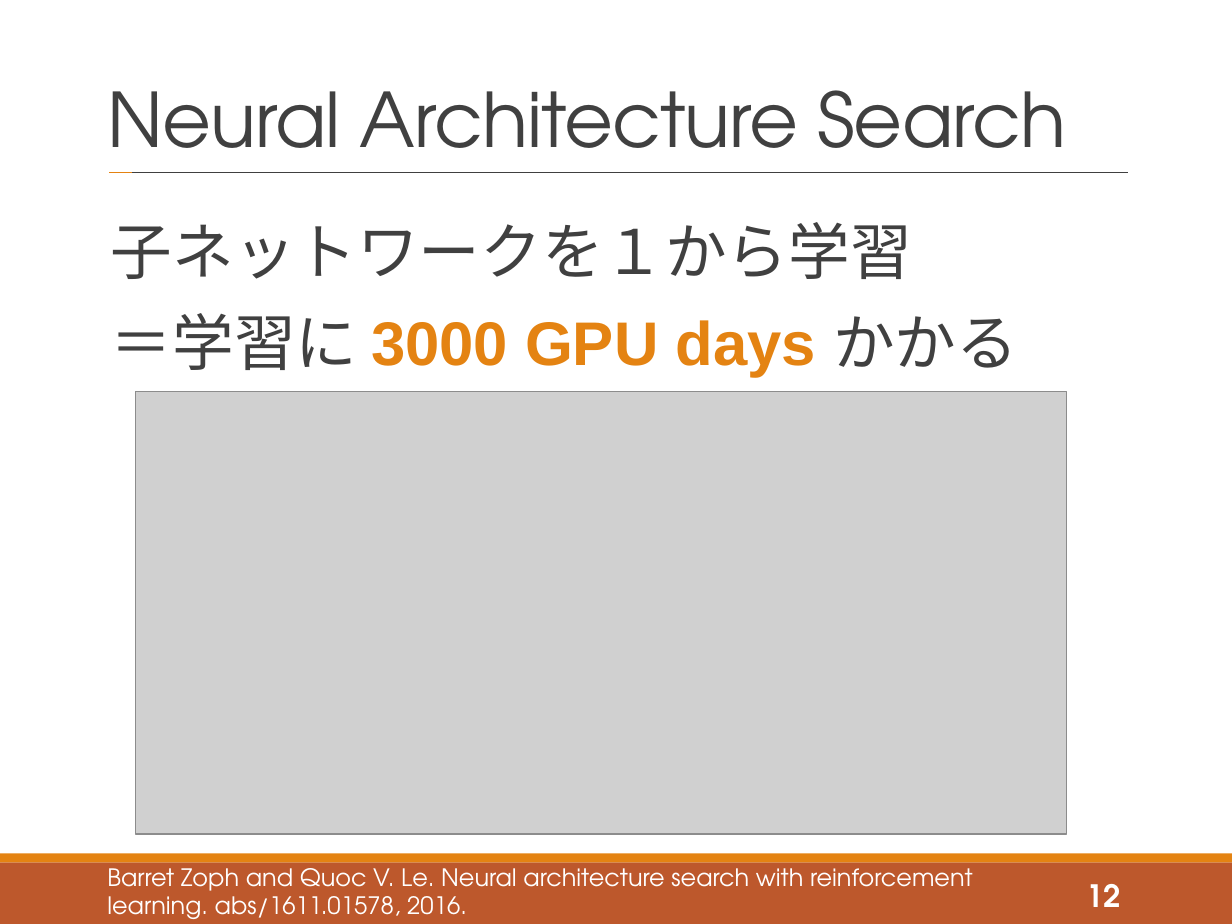
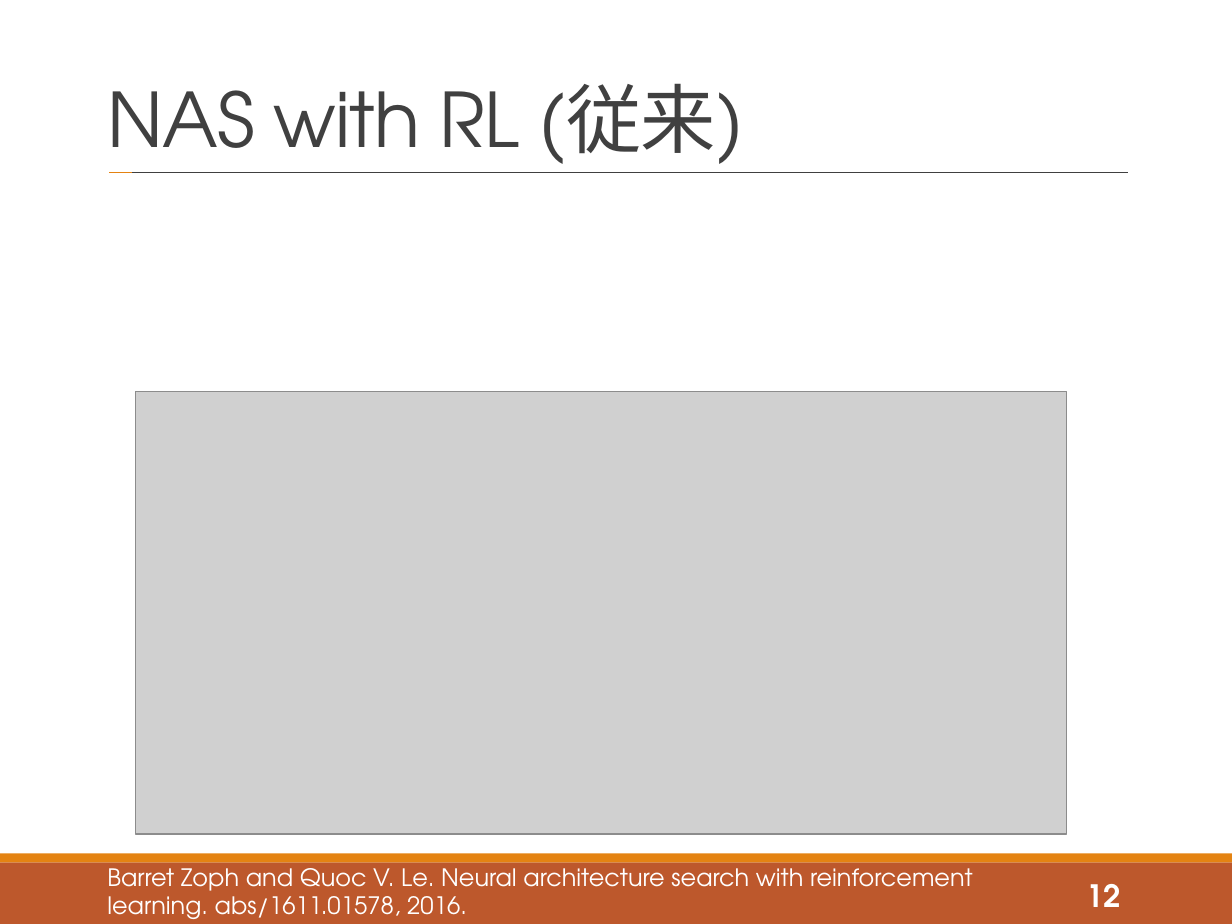
Before and after one commit to tatsuya-sugiyama/WeeklyReport, a slide deck: slide 12 of report/2020後期/2020_2nd_sugiyama.pptx. Drawn at 1232x924 pixels with LibreOffice and Linux fonts; fonts in the diff are those of the drawing; grey boxes stand for pictures. Boxes give left, top, right and bottom in pixels: in the first picture for what was removed or moved away, otherwise in the second. Text is boxed around its words. In the diff, an @@ line names an element or a change of style, - is before the commit and + after.

```diff
--- a/report/2020後期/2020_2nd_sugiyama.pptx
+++ b/report/2020後期/2020_2nd_sugiyama.pptx
@@ title at [108,83,743,173]: text changed @@
-Neural Architecture Search
+NAS with RL (従来)
@@ text removed at [111,222,1018,376] @@
-子ネットワークを１から学習
-＝学習に 3000 GPU days かかる
```
Also in this commit, not shown: 14 other slides changed, 7 slides added, 2 slides removed.
